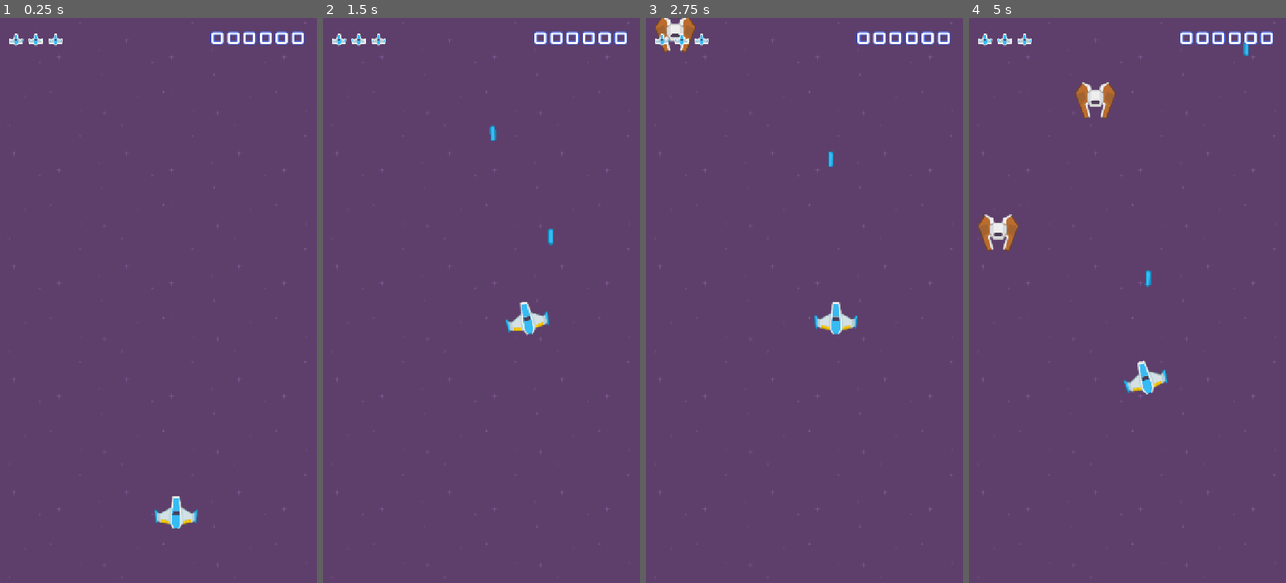
Above: before the commit, frames 1-4 (left to right).
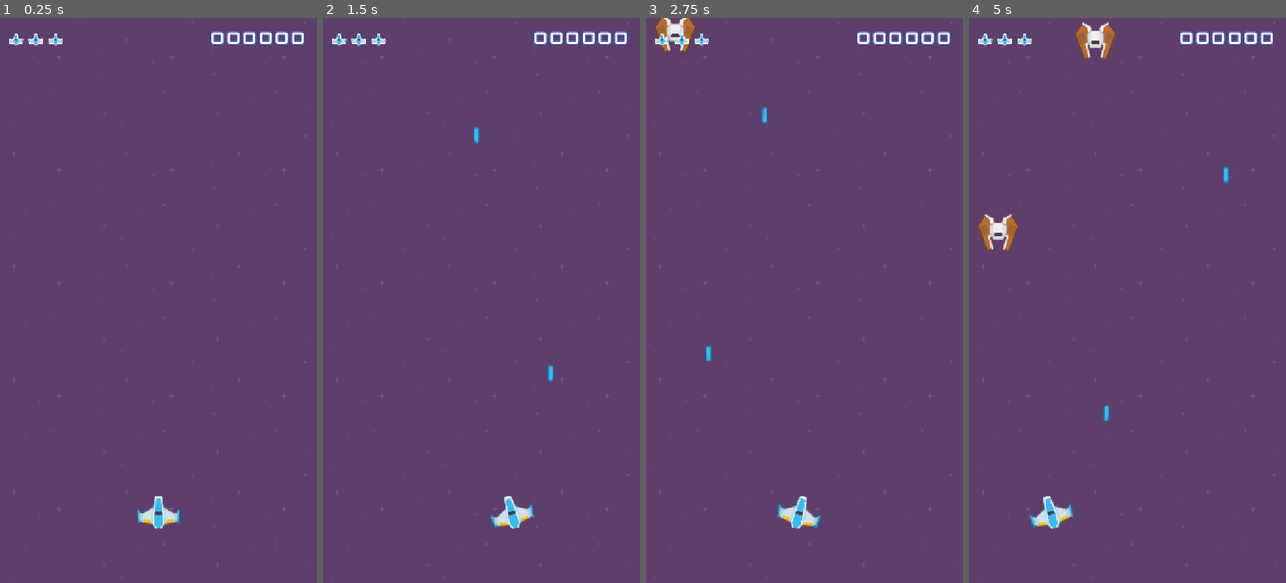
Above: after the commit, the same moments.

Repository: alexdesso74-source/TD1_Godot
Game: Godot game, scene res://Scenes/main.tscn
Same seed, same stepped clock (60 frames per second), same inputs: the game is played once before the commit and once after it.
Inputs (mouse positions are in pixels of both pictures, inside the frame that each line leads up to):
- Up to frame 1 (0.25 s): no input
- Up to frame 2 (1.5 s): tap Enter at 0.5 s; move the mouse to (551, 272) at 0.52 s; press the mouse at (551, 272) at 0.53 s; hold Right (move_right) 0.53-1.28 s; move the mouse to (418, 328) at 1.27 s; release the mouse at (418, 328) at 1.28 s; hold Left (move_left) from 1.28 s (still down); click (418, 328) at 1.35 s
- Up to frame 3 (2.75 s): move the mouse to (836, 176) at 2.02 s; release Left (move_left) at 2.03 s; press the mouse at (836, 176) at 2.03 s; hold Right (move_right) from 2.03 s (still down)
- Up to frame 4 (5 s): move the mouse to (1111, 413) at 2.77 s; release the mouse at (1111, 413) at 2.78 s; click (1111, 413) at 2.85 s; move the mouse to (1222, 385) at 3.52 s; release Right (move_right) at 3.53 s; press the mouse at (1222, 385) at 3.53 s; hold Left (move_left) from 3.53 s (still down); move the mouse to (1032, 215) at 4.27 s; release the mouse at (1032, 215) at 4.28 s; click (1032, 215) at 4.35 s

The runs differ from the first frame. In frame 1, 0.6% of the frame differs, in the area x 43-63%, y 84-91%; in frame 2, 1.0%; in frame 3, 1.0%; in frame 4, 2.0%, in the area x 18-89%, y 0-91%.

Commit message:
Checkout

Diff:
--- a/Scripts/player.gd
+++ b/Scripts/player.gd
@@ -1,54 +1,46 @@
 class_name Player
+
 extends Area2D
+
+@export var speed: float = 600.0
+@export var acceleration: float = 4000.0
+@export var max_tilt_degrees: float = 15.0
+@export var x_limit: float = 320.0
+@export var max_life: int = 3
+
+var velocity: Vector2 = Vector2.ZERO
+var life: int
 
 @onready var sprite: Sprite2D = $Sprite2D
 
+func _ready() -> void:
+	life = max_life
 
-@export var speed: float = 600.0
-@export var x_limit: float = 340.0
-@export var y_limit: float = 620.0
-@export var acceleration: float = 3000
-@export var max_rotation: float = 15.0
-@export var health: int = 3
-
-var velocity: Vector2 = Vector2.ZERO
-
-func _ready() -> void:
-	pass # une fois, quand le nœud apparaît
-
-func _process(delta: float) -> void:
-	pass
-
-
+# --- 1.2 : déplacement. Le Player a une collision, donc on le bouge dans _physics_process
 func _physics_process(delta: float) -> void:
 	var target_velocity: Vector2 = read_direction() * speed
-
+	# Juice : accélération et freinage progressifs, le vaisseau a du poids
 	velocity = velocity.move_toward(target_velocity, acceleration * delta)
-	position += velocity  * delta
-	position.x = clamp(position.x,40,x_limit*2)
-	position.y = clamp(position.y,40,y_limit*2)
-	sprite.rotation = deg_to_rad(max_rotation) * (velocity.x / speed)
+	position += velocity * delta
+	position.x = clamp(position.x, -x_limit, x_limit)
+	# Juice : le vaisseau s'incline dans le sens du mouvement
+	sprite.rotation = deg_to_rad(max_tilt_degrees) * velocity.x / speed
 
 func read_direction() -> Vector2:
-	var direction : Vector2 = Vector2.ZERO
+	var direction: Vector2 = Vector2.ZERO
 	direction.x = Input.get_axis("move_left", "move_right")
-	direction.y= Input.get_axis("move_up", "move_down")
-
+	# Au doigt (ou à la souris) : on rejoint la position X du doigt, en ralentissant à l'approche
 	if Input.is_action_pressed("touch"):
-		var xDestination: float = get_global_mouse_position().x
-		var yDestination: float = get_global_mouse_position().y
-		var xDistance_to_finger : float = xDestination - position.x
-		var yDistance_to_finger : float = yDestination - position.y
-		direction.x = clamp(xDistance_to_finger/60, -1,1)
-		direction.y = clamp(yDistance_to_finger/60, -1,1)
-
-
+		var distance_to_finger: float = get_global_mouse_position().x - global_position.x
+		direction.x = clamp(distance_to_finger / 60.0, -1.0, 1.0)
 	return direction
 
+# --- 1.4 : dégâts (appelé par les ennemis)
+func take_damage(amount: int) -> void:
+	if life <= 0:
+		return
 
-func take_damage(amount: int) ->void:
-	health -= amount
-	GameManager.player_life_changed.emit(health)
-	if health <= 0:
-
-		GameManager.trigger_game_over()
+	life -= amount
+	GameManager.player_life_changed.emit(life)  # 1.5
+	if life <= 0:
+		GameManager.trigger_game_over()          # 1.5
Not shown, added: Scripts/player.gd.uid
